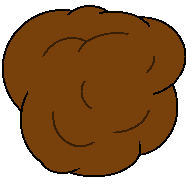
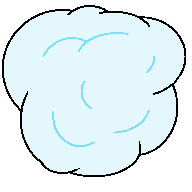
Before/after of a w=192, h=192 layered artwork. What changed in the layer stack:
added group "Snow" with 3 layers above "Sick Green" over bbox(4, 7, 185, 175)
added layer "Shape 15" (1st of 5, in "Snow") in group "Snow" over bbox(42, 32, 155, 147)
added layer "Layer 2" (1st of 5, in "Snow") in group "Snow" over bbox(4, 7, 185, 175)
added layer "Shape 9" (1st of 5, in "Snow") in group "Snow" over bbox(4, 7, 185, 175)
hid group "Brown" (3 layers) over bbox(4, 7, 185, 175)
